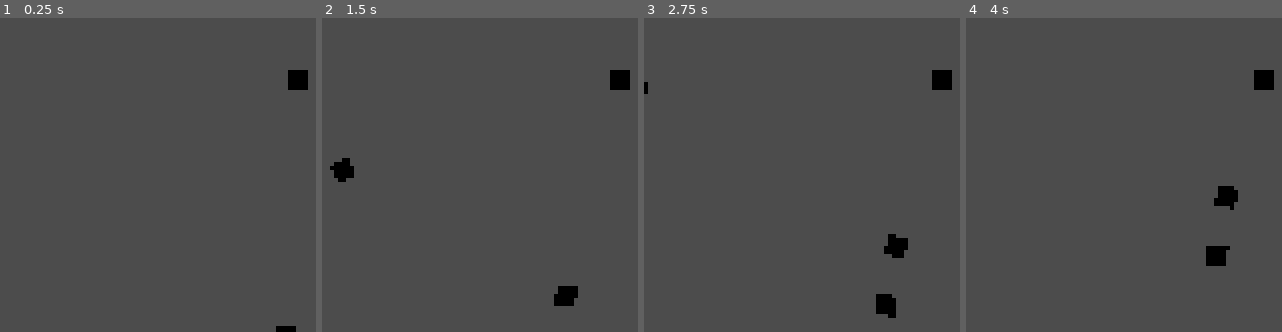
Above: before the commit, frames 1-4 (left to right).
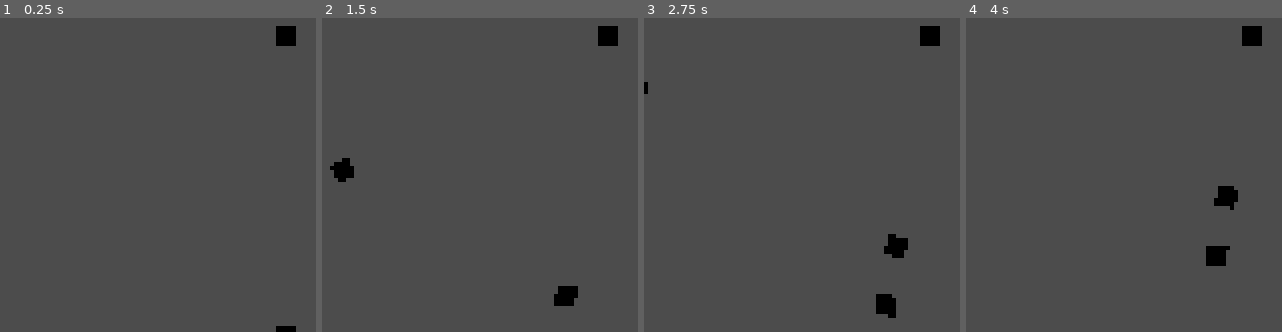
Above: after the commit, the same moments.

Repository: leogeier/amalgamage
Game: Godot game, scene res://scenes/Arena/Arena.tscn
The game is run twice, just before and just after one commit, with the same random seed, the same clock (stepped at 60 frames per second) and the same inputs.
Inputs:
- Up to frame 1 (0.25 s): no input
- Up to frame 2 (1.5 s): tap Enter at 0.5 s; hold Right (ui_right) 0.53-1.28 s; tap Space (shoot) at 0.6, 1.35 s; hold Left (ui_left) from 1.28 s (still down)
- Up to frame 3 (2.75 s): release Left (ui_left) at 2.03 s; hold Right (ui_right) from 2.03 s (still down); tap Space (shoot) at 2.1 s
- Up to frame 4 (4 s): tap Space (shoot) at 2.85, 3.6 s; release Right (ui_right) at 3.53 s; hold Left (ui_left) from 3.53 s (still down)
The pictures show only the part of the screen within x 5-55%, y 47-97%; the shares and areas given below are measured in that part.

The runs differ from the first frame. In frame 1, 0.8% of the frame differs, in the area x 87-98%, y 2-23%; in frame 2, 0.8%; in frame 3, 0.8%; in frame 4, 0.8%.

Commit message:
dirty hacks to change center of rotation of amalgam to center of mass

Diff:
--- a/ld-46/project.godot
+++ b/ld-46/project.godot
@@ -22,6 +22,8 @@
 
 config/name="ldj-46"
 run/main_scene="res://scenes/Arena/Arena.tscn"
+boot_splash/image="res://scenes/other resources/splash.png"
+boot_splash/use_filter=false
 config/icon="res://icon.png"
 
 [display]
@@ -55,6 +57,10 @@
  ]
 }
 
+[physics]
+
+2d/default_gravity=0
+
 [rendering]
 
 quality/driver/driver_name="GLES2"
--- a/ld-46/scenes/Amalgam/Amalgam.gd
+++ b/ld-46/scenes/Amalgam/Amalgam.gd
@@ -1,9 +1,11 @@
-extends KinematicBody2D
+extends RigidBody2D
 
 # Disclaimer: This is very naive code, but it should work for a prototype
 
 
 var block_grid = {}
+var last_shape_offset = Vector2(0,0)
+var last_center_sum = Vector2(0,0)
 
 const cell_length = 5.0
 const cell_dim = Vector2(cell_length, cell_length)
@@ -15,15 +17,16 @@
 	Vector2( 0, -1), \
 	Vector2( 1,  0), \
 	Vector2( 0,  1)]
+const block_weight = 1
 
 
 func add_block_global(type, world_pos):
-	add_block_local(type, to_local(world_pos))
+	add_block_local(type, $CollisionPolygon2D.to_local(world_pos))
 
 func add_block_local(type, local_pos, correct_pos=true):
 	var grid_pos = local_to_grid(local_pos)
 	if block_grid.has(grid_pos):
-		print("Warning: Attempted to add block to filled cell")
+		print("Warning: Attempted to add block to filled cell. local_pos: ", local_pos, ", grid_pos: ", grid_pos)
 		return
 
 	if correct_pos:
@@ -31,15 +34,27 @@
 
 	# Create sprite
 	var new_block_sprite = block_sprite.instance()
-	new_block_sprite.position = grid_to_local(grid_pos)
-	add_child(new_block_sprite)
+	var centered_local_pos = grid_to_local(grid_pos)
+	new_block_sprite.position = centered_local_pos
+	#new_block_sprite.hide()
+	$Sprites.add_child(new_block_sprite)
 
 	# Create and append block cell
 	var block_cell = \
 		BlockCell.new(grid_pos, type, new_block_sprite, cell_length)
 	block_grid[grid_pos] = block_cell
 
+	mass += block_weight
+	var grid_size = block_grid.size()
+	var new_center_sum = last_center_sum + centered_local_pos
+	var new_shape_offset = new_center_sum / grid_size
+	var delta_offset = new_shape_offset - last_shape_offset
 	recalculate_collision_shape()
+	$Sprites.position -= delta_offset
+	$CollisionPolygon2D.position -= delta_offset
+	position += delta_offset
+	last_center_sum = new_center_sum
+	last_shape_offset = new_shape_offset
 
 func correct_grid_pos(grid_pos):
 	var empty = []
@@ -57,19 +72,19 @@
 
 	print("No viable adjustment found")
 
-func remove_block_in_cell(cell_pos):
+func remove_block_in_cell(remove_cell_pos):
 	var remain = {}
 	var remove = {}
 	for cell_pos in block_grid:
 		var cell = block_grid[cell_pos]
-		if cell.pos == cell_pos:
+		if cell.pos == remove_cell_pos:
 			remove[cell_pos] = cell
 		else:
 			remain[cell_pos] = cell
 
 	for cell_pos in remove:
 		var cell = block_grid[cell_pos]
-		remove_child(cell.node)
+		$Sprites.remove_child(cell.node)
 		cell.node.queue_free()
 
 	block_grid = remain
@@ -84,7 +99,8 @@
 		for polygon in polygons:
 			if !Geometry.is_polygon_clockwise(polygon):
 				new_polygon = polygon
-	$CollisionPolygon2D.set_polygon(new_polygon)
+
+	$CollisionPolygon2D.polygon = new_polygon
 
 func local_to_grid(pos):
 	return (pos / cell_dim + Vector2(0.5,0.5)).floor()
@@ -93,10 +109,16 @@
 	return cell * cell_dim
 
 func handle_block_collision(_amalgam, block):
-	add_block_global(block.type, block.position)
+	var block_pos = block.position
+	add_block_global(block.type, block_pos)
 	block.schedule_removal()
 
+	var impulse_offset = to_local(block.to_global(block_pos))
+	# TODO better impulse calc
+	#apply_impulse(impulse_offset, block.direction * 10)
+
 func _ready():
+	mass = 0.00001
 	add_block_local("center", Vector2(0,0), false)
 
 
--- a/ld-46/scenes/Amalgam/Amalgam.tscn
+++ b/ld-46/scenes/Amalgam/Amalgam.tscn
@@ -2,10 +2,12 @@
 
 [ext_resource path="res://scenes/Amalgam/Amalgam.gd" type="Script" id=1]
 
-[node name="Amalgam" type="KinematicBody2D" groups=[
+[node name="Amalgam" type="RigidBody2D" groups=[
 "amalgam",
 ]]
 script = ExtResource( 1 )
 
+[node name="Sprites" type="Node2D" parent="."]
+
 [node name="CollisionPolygon2D" type="CollisionPolygon2D" parent="."]
 polygon = PoolVector2Array( 0, 0, 0, 0, 0, 0 )
--- a/ld-46/scenes/Arena/Arena.tscn
+++ b/ld-46/scenes/Arena/Arena.tscn
@@ -13,4 +13,4 @@
 position = Vector2( 100, 100 )
 
 [node name="Amalgam" parent="." instance=ExtResource( 3 )]
-position = Vector2( 102.5, 111.729 )
+position = Vector2( 100, 100 )
Binary file added: ld-46/scenes/other resources/splash.png
Not shown, added: ld-46/scenes/other resources/splash.png.import
